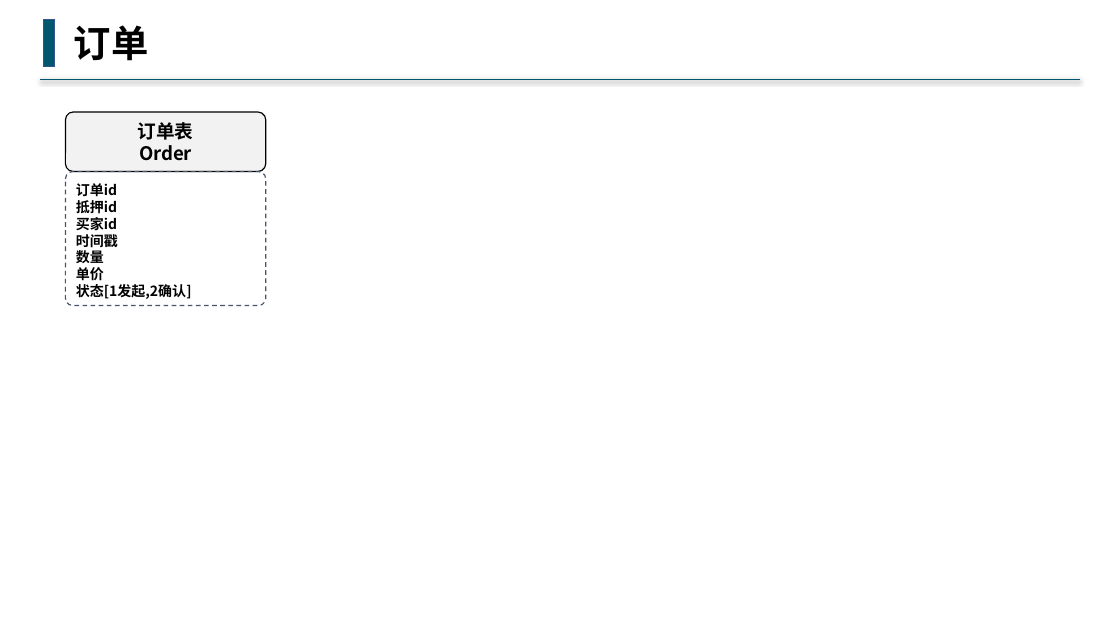
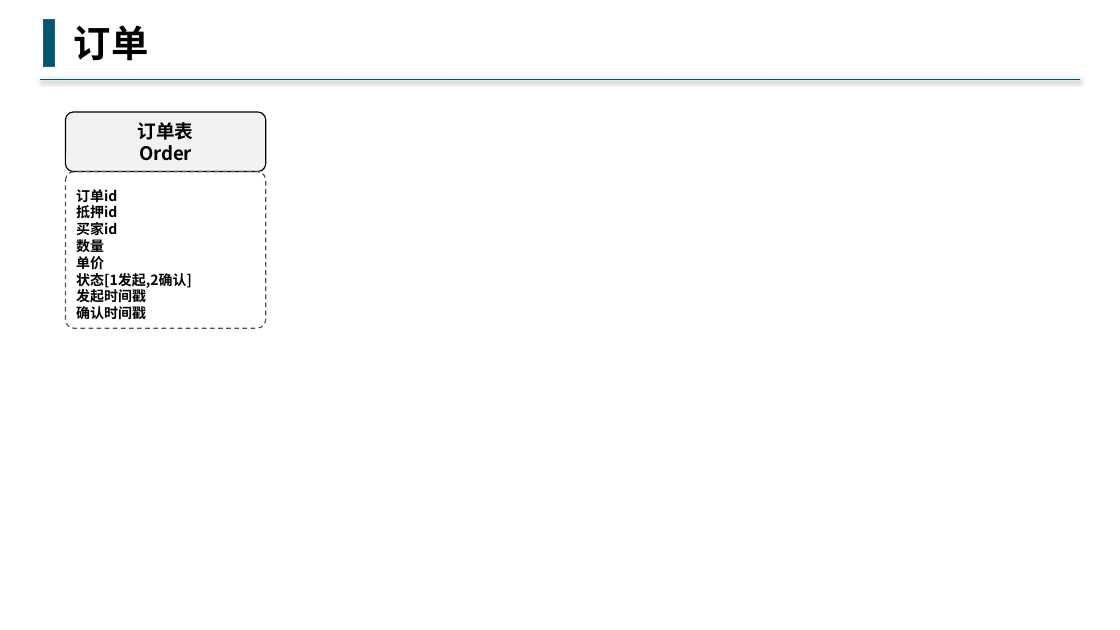
Before and after one commit to buddhachain/buddhaContract, a slide deck: slide 4 of doc/09.场外交易.pptx. Drawn at 1120x630 pixels with LibreOffice and Linux fonts; fonts in the diff are those of the drawing. Boxes give left, top, right and bottom in pixels: in the first picture for what was removed or moved away, otherwise in the second. Text is boxed around its words. In the diff, an @@ line names an element or a change of style, - is before the commit and + after.

```diff
--- a/doc/09.场外交易.pptx
+++ b/doc/09.场外交易.pptx
@@ rounded rectangle "订单id" resized from (x1=66, y1=171, x2=266, y2=306) to (x1=66, y1=171, x2=266, y2=329) @@
@@ text in rounded rectangle at (x1=76, y1=232, x2=118, y2=250): paragraph removed @@
-时间戳
@@ text in rounded rectangle at (x1=76, y1=289, x2=146, y2=319): paragraphs added @@
+发起时间戳
+确认时间戳
```
Also in this commit, not shown: 2 other slides changed, 1 other file.
